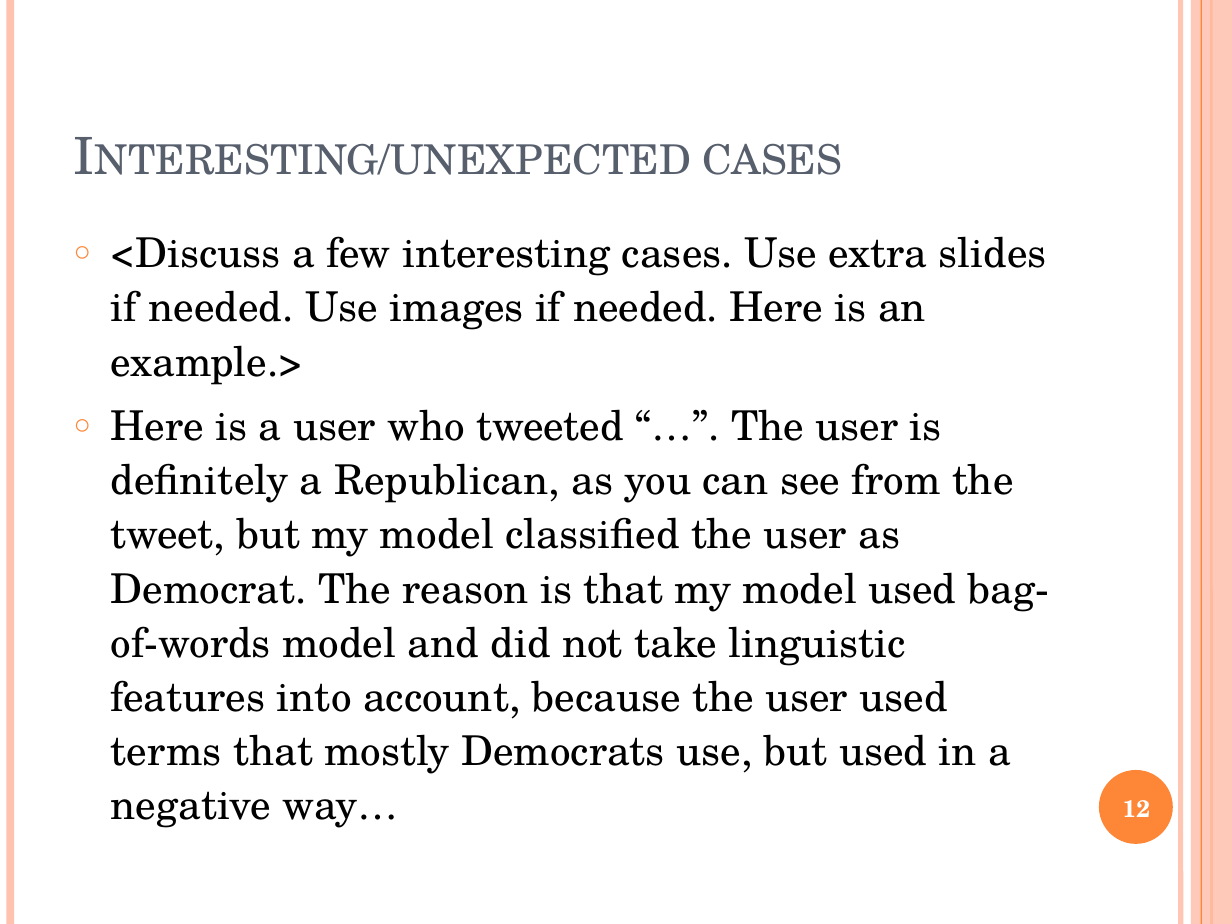
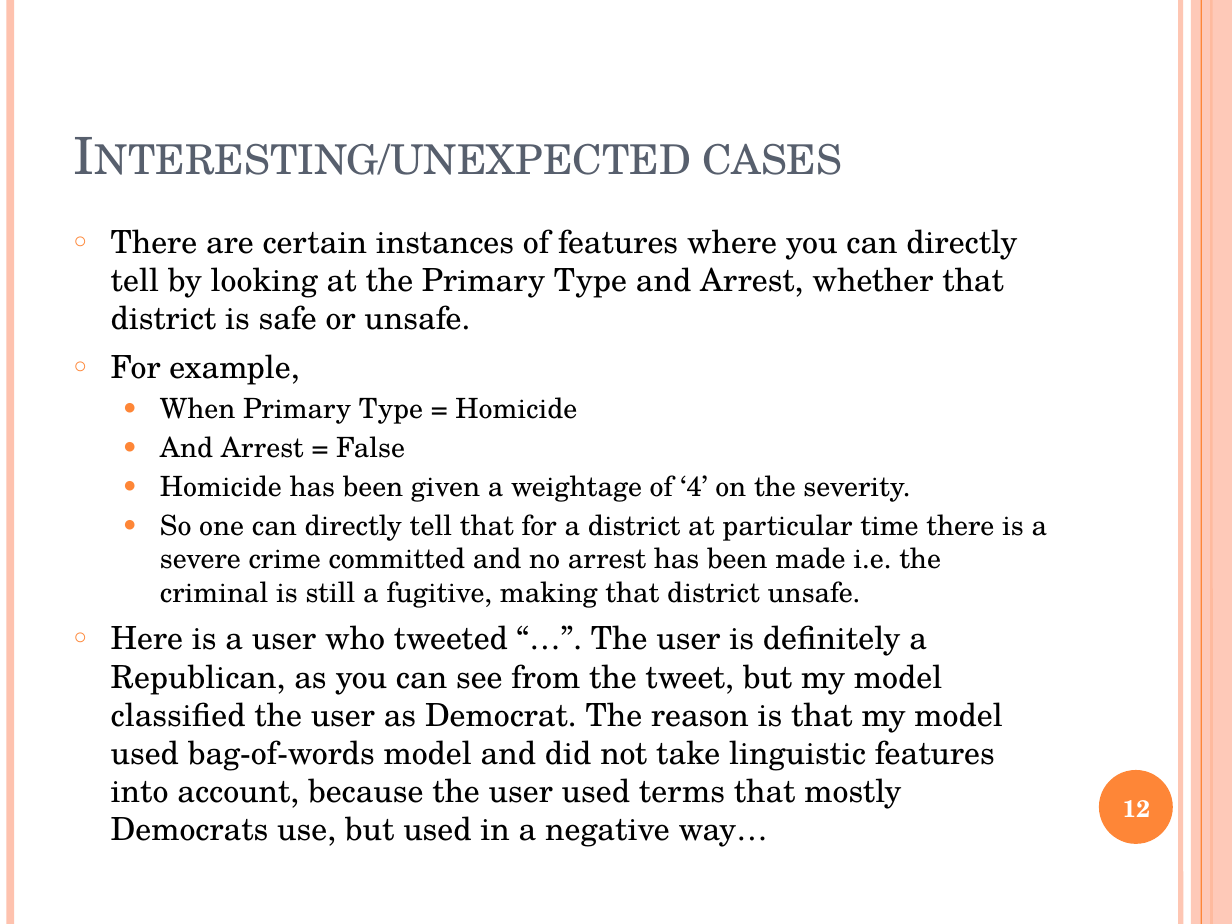
Before and after one commit to zee1159/Safe-Area-Prediction-Machine-Learning-Project, a slide deck: slide 12 of project-presentation-template.pptx. Drawn at 1232x924 pixels with LibreOffice and Linux fonts; fonts in the diff are those of the drawing. Boxes give left, top, right and bottom in pixels: in the first picture for what was removed or moved away, otherwise in the second. Text is boxed around its words. In the diff, an @@ line names an element or a change of style, - is before the commit and + after.

Commit message:
Changes to slides

```diff
--- a/project-presentation-template.pptx
+++ b/project-presentation-template.pptx
@@ text at (111,229,1048,608): text changed; size 24 to 16.3 pt @@
-○ <Discuss a few interesting cases. Use extra slides if needed. Use images if needed. Here is an example.>
+○ There are certain instances of features where you can directly tell by looking at the Primary Type and Arrest, whether that district is safe or unsafe.
+○ For example,
+  ● When Primary Type = Homicide
+  ● And Arrest = False
+  ● Homicide has been given a weightage of ‘4’ on the severity.
+  ● So one can directly tell that for a district at particular time there is a severe crime committed and no arrest has been made i.e. the criminal is still a fugitive, making that district unsafe.
@@ text at (111,625,1002,847): size 24 to 18.6 pt in "Here is a user who tweeted “…”. ..."; line spacing 1.1 to 1 @@
```
Also in this commit, not shown: 1 other slide changed.
